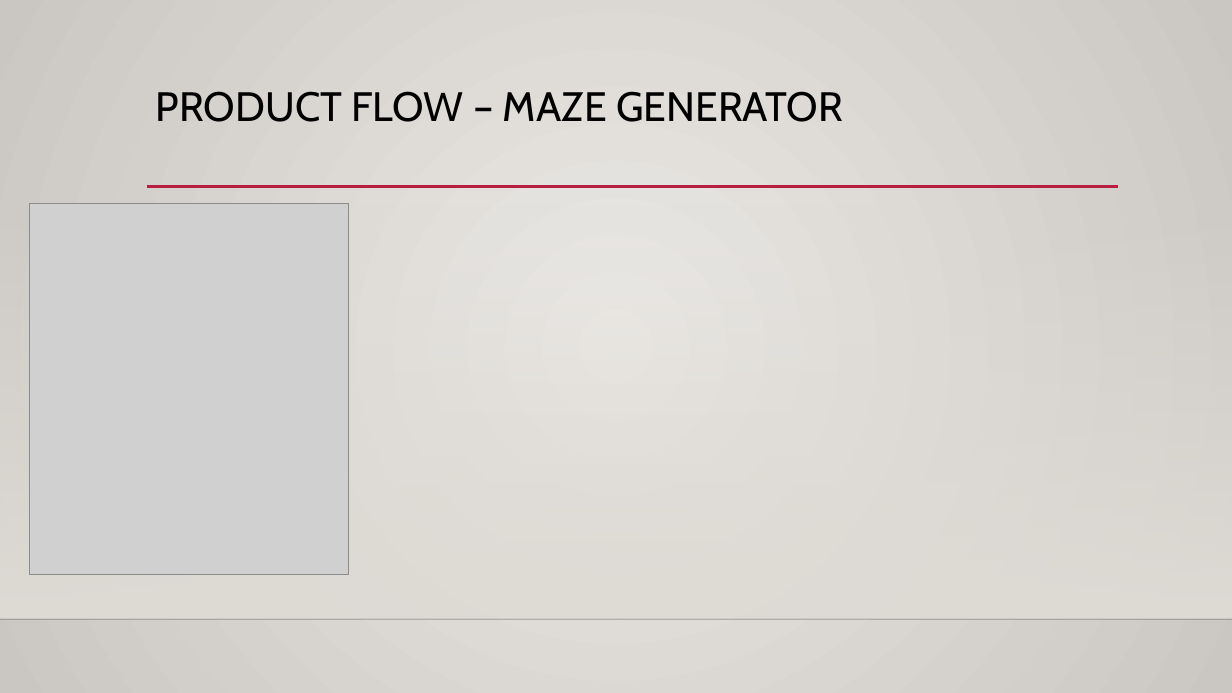
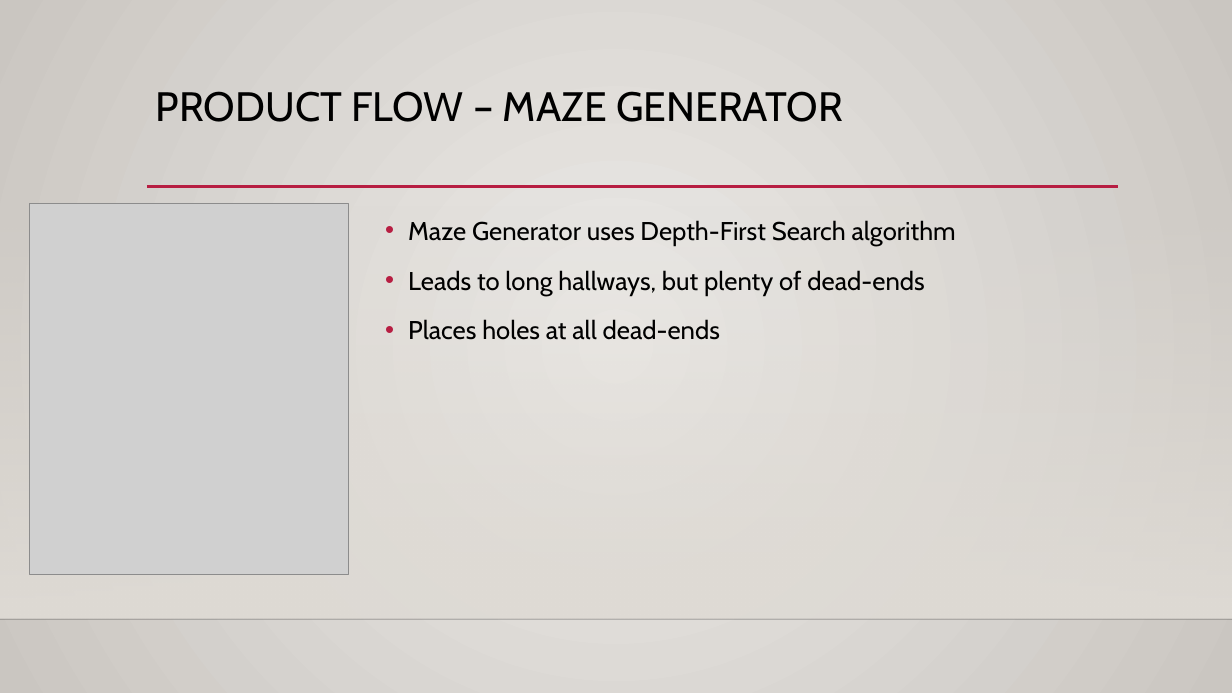
Before and after one commit to RebekahManweiler/MazeWalkThrough, a slide deck: slide 3 of MazePrototypePresentation.pptx (slide 4 before the commit). Drawn at 1232x693 pixels with LibreOffice and Linux fonts; fonts in the diff are those of the drawing; grey boxes stand for pictures; background and template pictures are left out. Boxes give left, top, right and bottom in pixels: in the first picture for what was removed or moved away, otherwise in the second. Text is boxed around its words. In the diff, an @@ line names an element or a change of style, - is before the commit and + after.

```diff
--- a/MazePrototypePresentation.pptx
+++ b/MazePrototypePresentation.pptx
@@ text added at [408, 220, 956, 340], 20 pt, text #000000 @@
+• Maze Generator uses Depth-First Search algorithm
+• Leads to long hallways, but plenty of dead-ends
+• Places holes at all dead-ends
```
Also in this commit, not shown: 5 other slides changed, 37 other files.
